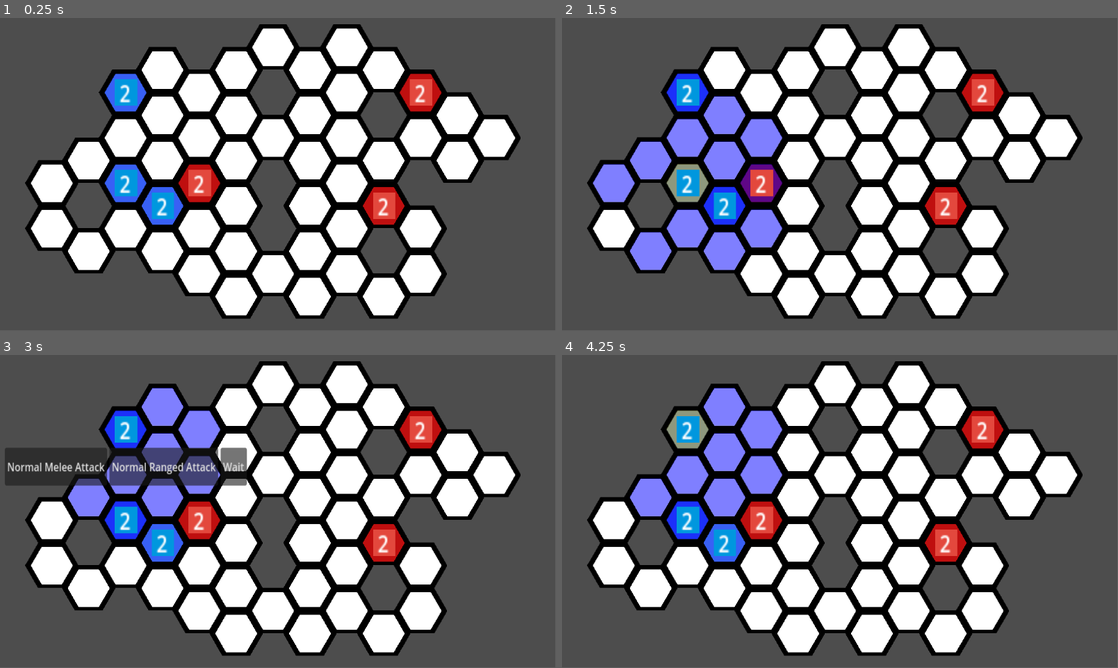
Above: before the commit, frames 1-4 (two rows, left to right).
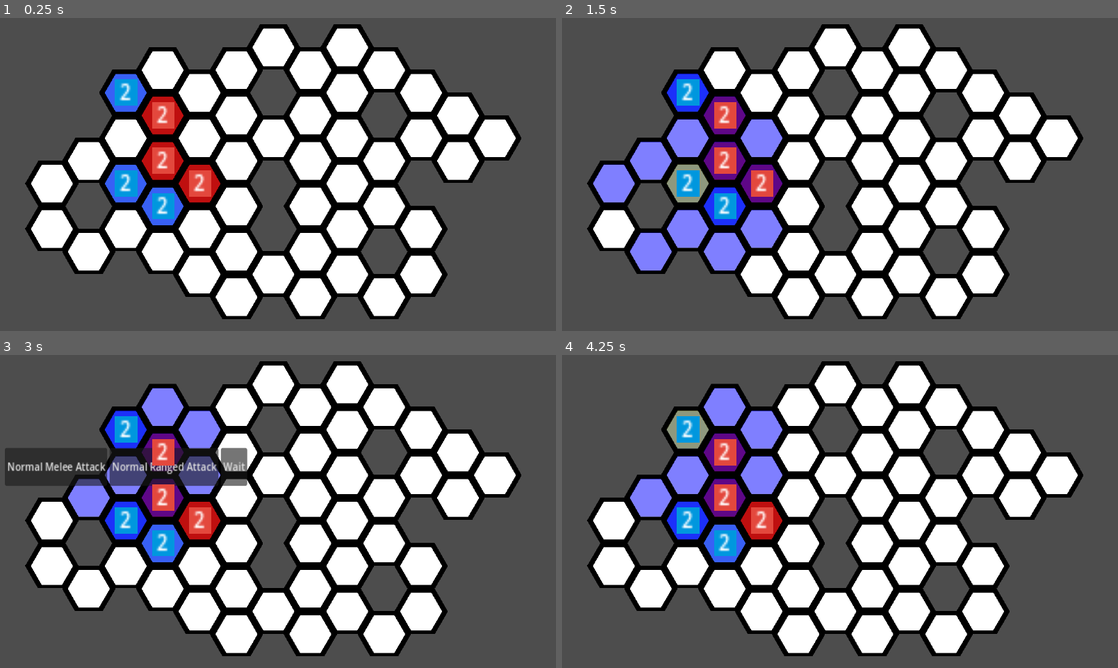
Above: after the commit, the same moments.

Repository: DubiousDuck/Manny-Takes-on-Upper-Management
Game: Godot game, scene res://battlefield.tscn
Same seed, same stepped clock (60 frames per second), same inputs: the game is played once before the commit and once after it. The project has no main scene, so this scene is started directly.
Inputs (mouse positions are in pixels of both pictures, inside the frame that each line leads up to):
- Up to frame 1 (0.25 s): no input
- Up to frame 2 (1.5 s): tap Enter at 0.5 s; move the mouse to (689, 183) at 0.52 s; click (689, 183) at 0.67 s; click "Wait" at 1.25 s
- Up to frame 3 (3 s): tap Space at 2 s; move the mouse to (161, 542) at 2.02 s; click (161, 542) at 2.17 s; tap Enter at 2.75 s; move the mouse to (127, 430) at 2.77 s; click (127, 430) at 2.92 s
- Up to frame 4 (4.25 s): click "Wait" at 3.5 s
In our replay, the window is 799x449 before the commit and 800x450 after it. These sizes can differ from the game's own. Grey fills any space a smaller window leaves; there, only what the larger window draws over its background counts as a difference.

The runs differ from the first frame. In frame 1, 6.4% of the frame differs, in the area x 4-94%, y 2-97%; in frame 2, 6.6%; in frame 3, 7.0%, in the area x 1-94%, y 2-97%; in frame 4, 6.5%.

Commit message:
outcome logic

Diff:
--- a/Global/event_bus.gd
+++ b/Global/event_bus.gd
@@ -1,5 +1,7 @@
 extends Node
 
+enum BattleResult {PLAYER_VICTORY, ENEMY_VICTORY, TIE
+}
 #Cell Highlights
 signal show_cell_highlights(positions : Array, color : Color, emitter_name : String)
 signal remove_cell_highlights(emitter_name : String) #remove highlight requested by a specific entity
@@ -14,5 +16,6 @@
 signal attack_used(attack: SkillInfo, attacker: Unit, targets: Array[Vector2i])
 signal skill_chosen(skill: SkillInfo)
 
-#Other Information
+#Battle Information
 signal unit_died()
+signal battle_ended(result: int)
--- a/battlefield.tscn
+++ b/battlefield.tscn
@@ -16,6 +16,8 @@
 [node name="Battlefield" type="Node2D" node_paths=PackedStringArray("tile_map")]
 script = ExtResource("1_ncysa")
 tile_map = NodePath("TileMapTest")
+
+[node name="CanvasLayer" type="CanvasLayer" parent="."]
 
 [node name="TileMapTest" parent="." instance=ExtResource("1_h80nl")]
 tile_map_data = PackedByteArray("AAAAAAEAAAACAAAAAAAAAAIAAAACAAAAAAAAAAMAAAACAAAAAAABAAAAAAACAAAAAAABAAEAAAACAAAAAAABAA …(720 unchanged characters)…
@@ -50,13 +52,17 @@
 script = ExtResource("3_r2aph")
 
 [node name="Unit" parent="Units/EnemyGroup" instance=ExtResource("4_c4dfy")]
-position = Vector2(127, 280)
+position = Vector2(58, 148)
 script = ExtResource("8_ugu2x")
+attack_power = 2
+skills = Array[ExtResource("8_jrsfy")]([ExtResource("9_dy06p"), ExtResource("9_vlig1"), ExtResource("11_bry5o")])
 
 [node name="Unit2" parent="Units/EnemyGroup" instance=ExtResource("4_c4dfy")]
-position = Vector2(513, 330)
+position = Vector2(125, 283)
 script = ExtResource("8_ugu2x")
+attack_power = 2
 
 [node name="Unit3" parent="Units/EnemyGroup" instance=ExtResource("4_c4dfy")]
-position = Vector2(587, 96)
+position = Vector2(53.0001, 235)
 script = ExtResource("8_ugu2x")
+attack_power = 2
--- a/level.gd
+++ b/level.gd
@@ -1,11 +1,19 @@
 extends Node2D
 
 class_name Level
+
+@onready var battle_outcome = preload("res://ui/battle_outcome.tscn")
 
 @export var tile_map : TileMapLayer
 @onready var unit_group_control : UnitGroupController = $Units
 
 func _ready():
+	EventBus.connect("battle_ended", _on_battle_ended)
+
 	HexNavi.set_current_map(tile_map)
-	print(tile_map)
 	unit_group_control.init()
+
+func _on_battle_ended(result: int):
+	var a = battle_outcome.instantiate()
+	a.init(result)
+	$CanvasLayer.add_child(a)
--- a/project.godot
+++ b/project.godot
@@ -19,6 +19,10 @@
 EventBus="*res://Global/event_bus.gd"
 HexNavi="*res://addons/hex_grid_nav/hexagon_navigation.gd"
 
+[display]
+
+window/stretch/mode="canvas_items"
+
 [editor_plugins]
 
 enabled=PackedStringArray("res://addons/hex_grid_nav/plugin.cfg")
--- /dev/null
+++ b/ui/battle_outcome.gd
@@ -0,0 +1,18 @@
+extends Control
+
+class_name BattleOutcome
+
+@onready var label = $Label #Not ready yet when init() is called?
+@onready var button = $Button
+
+func init(result: int):
+	match result:
+		EventBus.BattleResult.PLAYER_VICTORY:
+			$Label.text = "You won!"
+		EventBus.BattleResult.TIE:
+			$Label.text = "It's a tie."
+		EventBus.BattleResult.ENEMY_VICTORY:
+			$Label.text = "You lost..."
+
+func _on_button_pressed():
+	get_tree().reload_current_scene()
--- /dev/null
+++ b/ui/battle_outcome.tscn
@@ -0,0 +1,57 @@
+[gd_scene load_steps=2 format=3 uid="uid://ct4t683r6jn78"]
+
+[ext_resource type="Script" path="res://ui/battle_outcome.gd" id="1_revyg"]
+
+[node name="BattleOutcome" type="Control"]
+layout_mode = 3
+anchors_preset = 15
+anchor_right = 1.0
+anchor_bottom = 1.0
+grow_horizontal = 2
+grow_vertical = 2
+script = ExtResource("1_revyg")
+
+[node name="Backdrop" type="ColorRect" parent="."]
+layout_mode = 1
+anchors_preset = 15
+anchor_right = 1.0
+anchor_bottom = 1.0
+grow_horizontal = 2
+grow_vertical = 2
+color = Color(0.342207, 0.342207, 0.342207, 0.475)
+
+[node name="Label" type="Label" parent="."]
+layout_mode = 1
+anchors_preset = 8
+anchor_left = 0.5
+anchor_top = 0.5
+anchor_right = 0.5
+anchor_bottom = 0.5
+offset_left = -238.0
+offset_top = -128.0
+offset_right = 238.0
+offset_bottom = -12.0
+grow_horizontal = 2
+grow_vertical = 2
+theme_override_font_sizes/font_size = 85
+text = "Result Here"
+horizontal_alignment = 1
+vertical_alignment = 1
+
+[node name="Button" type="Button" parent="."]
+layout_mode = 1
+anchors_preset = 8
+anchor_left = 0.5
+anchor_top = 0.5
+anchor_right = 0.5
+anchor_bottom = 0.5
+offset_left = -169.0
+offset_top = 11.0
+offset_right = 169.0
+offset_bottom = 108.0
+grow_horizontal = 2
+grow_vertical = 2
+theme_override_font_sizes/font_size = 45
+text = "Play Again"
+
+[connection signal="pressed" from="Button" to="." method="_on_button_pressed"]
--- a/unit/UnitGroupController.gd
+++ b/unit/UnitGroupController.gd
@@ -73,6 +73,8 @@
 				await move_tween.finished
 				affected_units.map(
 					func(unit):
+						if unit == null:
+							return
 						unit.cell = HexNavi.global_to_cell(unit.global_position)
 				)
 
@@ -99,3 +101,23 @@
 
 func _on_unit_died():
 	_on_update_cell_status()
+	check_if_win()
+
+func check_if_win():
+	var win_flag: int = 0
+	if player_group.units.size() <= 0:
+		win_flag -=1
+	if enemy_group.units.size() <= 0:
+		win_flag += 2
+	match win_flag:
+		-1:	#Enemy won
+			EventBus.emit_signal("battle_ended", EventBus.BattleResult.ENEMY_VICTORY)
+			print("Enemy won!")
+		0:	#no result
+			print("no result yet")
+		1:	#Tie
+			EventBus.emit_signal("battle_ended", EventBus.BattleResult.TIE)
+			print("It is a tie")
+		2:	#Player won
+			EventBus.emit_signal("battle_ended", EventBus.BattleResult.PLAYER_VICTORY)
+			print("Player won!")
